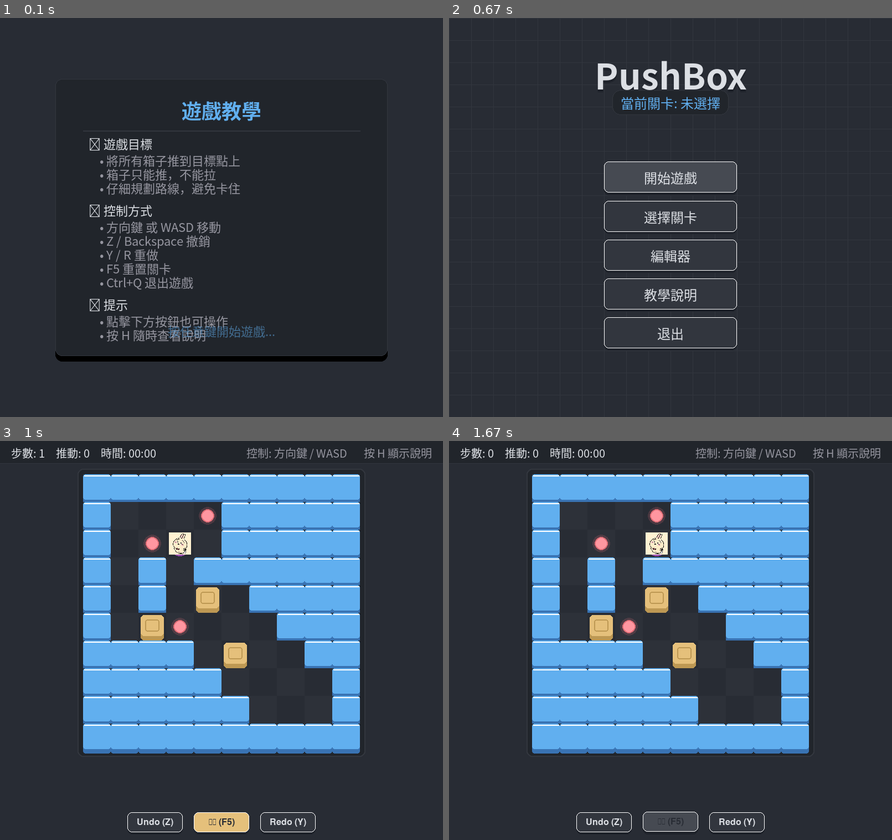
Above: before the commit, frames 1-4 (two rows, left to right).
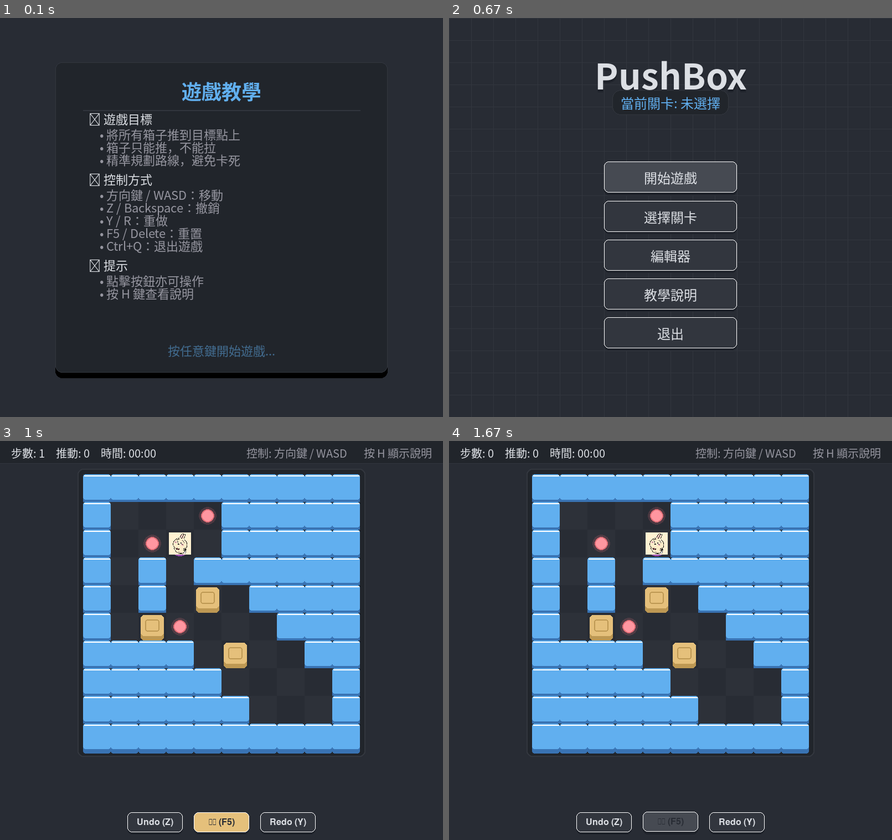
Above: after the commit, the same moments.

Repository: YI-TING-EE13/Pushbox-Pygame
Game: pygame game, started from main.py
The game is run twice, just before and just after one commit, with the same random seed, the same clock (stepped at 60 frames per second) and the same inputs.
Inputs:
- Up to frame 1 (0.1 s): no input
- Up to frame 2 (0.67 s): type "ann" at 0.33 s
- Up to frame 3 (1 s): tap Enter at 0.67 s; type "a" at 0.88 s
- Up to frame 4 (1.67 s): tap Enter at 1.02 s; click "重置 (F5)" at 1.48 s

The runs differ from the first frame. In frame 1, 9.1% of the frame differs, in the area x 12-88%, y 15-91%; in frame 2, nothing differs; in frame 3, nothing differs; in frame 4, nothing differs.

Commit message:
fix: prevent tutorial screen text overlap

Diff:
--- a/src/pushbox/views/ui_components.py
+++ b/src/pushbox/views/ui_components.py
@@ -311,7 +311,7 @@
         self.time += 0.05
 
         card_width = 600
-        card_height = 500
+        card_height = 560
         card_x = (self.screen.get_width() - card_width) // 2
         card_y = (self.screen.get_height() - card_height) // 2
 
@@ -328,13 +328,13 @@
 
         if self.title_font:
             title = self.title_font.render("遊戲教學", True, COLORS["text_highlight"])
-            title_rect = title.get_rect(centerx=card_rect.centerx, y=card_rect.y + 30)
+            title_rect = title.get_rect(centerx=card_rect.centerx, y=card_rect.y + 25)
             self.screen.blit(title, title_rect)
             pygame.draw.line(
                 self.screen,
                 COLORS["grid_lines"],
-                (card_rect.left + 50, title_rect.bottom + 10),
-                (card_rect.right - 50, title_rect.bottom + 10),
+                (card_rect.left + 50, title_rect.bottom + 8),
+                (card_rect.right - 50, title_rect.bottom + 8),
                 2,
             )
 
@@ -344,34 +344,34 @@
                 [
                     "將所有箱子推到目標點上",
                     "箱子只能推，不能拉",
-                    "仔細規劃路線，避免卡住",
+                    "精準規劃路線，避免卡死",
                 ],
             ),
             (
                 "🎮 控制方式",
                 [
-                    "方向鍵 或 WASD 移動",
-                    "Z / Backspace 撤銷",
-                    "Y / R 重做",
-                    "F5 重置關卡",
-                    "Ctrl+Q 退出遊戲",
+                    "方向鍵 / WASD：移動",
+                    "Z / Backspace：撤銷",
+                    "Y / R：重做",
+                    "F5 / Delete：重置",
+                    "Ctrl+Q：退出遊戲",
                 ],
             ),
-            ("💡 提示", ["點擊下方按鈕也可操作", "按 H 隨時查看說明"]),
+            ("💡 提示", ["點擊按鈕亦可操作", "按 H 鍵查看說明"]),
         ]
 
-        y = card_rect.y + 100
+        y = card_rect.y + 85
         for section_title, items in sections:
             if self.font:
                 t_surf = self.font.render(section_title, True, COLORS["text_main"])
                 self.screen.blit(t_surf, (card_rect.left + 60, y))
-                y += 30
+                y += 28
 
                 for item in items:
                     i_surf = self.font.render("• " + item, True, COLORS["text_dim"])
                     self.screen.blit(i_surf, (card_rect.left + 80, y))
-                    y += 25
-                y += 15
+                    y += 23
+                y += 12
 
         if self.font:
             alpha = int((math.sin(self.time * 0.1) + 1) * 127.5)
@@ -380,7 +380,7 @@
             )
             prompt.set_alpha(alpha)
             prompt_rect = prompt.get_rect(
-                centerx=card_rect.centerx, bottom=card_rect.bottom - 30
+                centerx=card_rect.centerx, bottom=card_rect.bottom - 25
             )
             self.screen.blit(prompt, prompt_rect)
 
